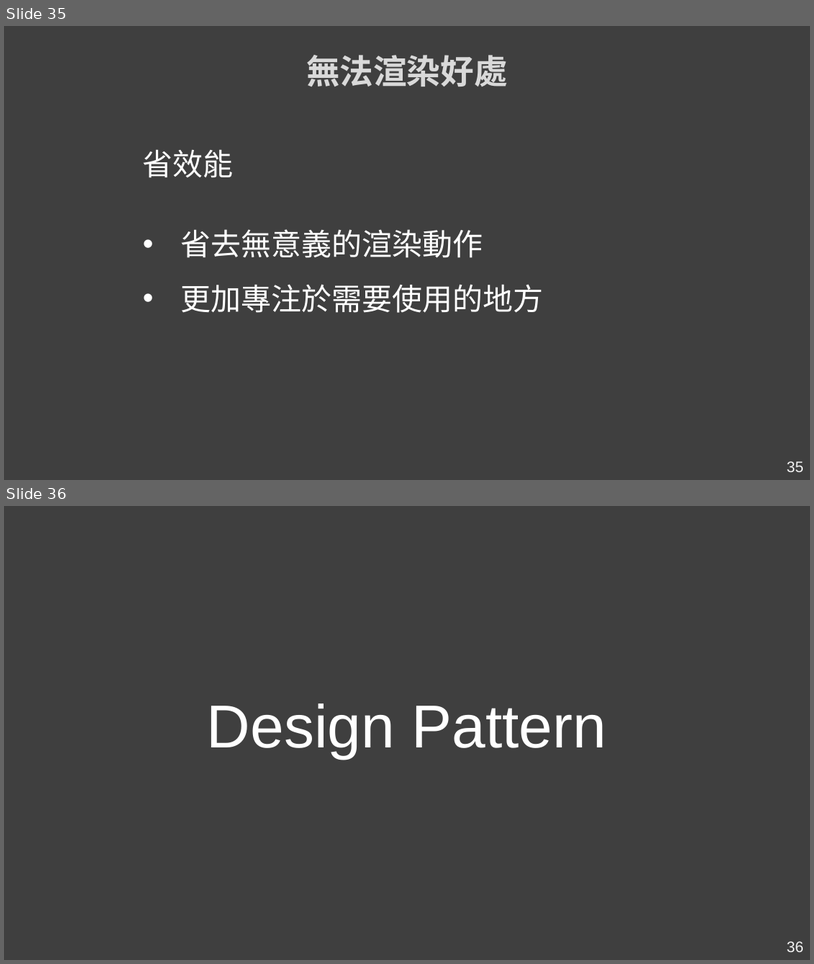
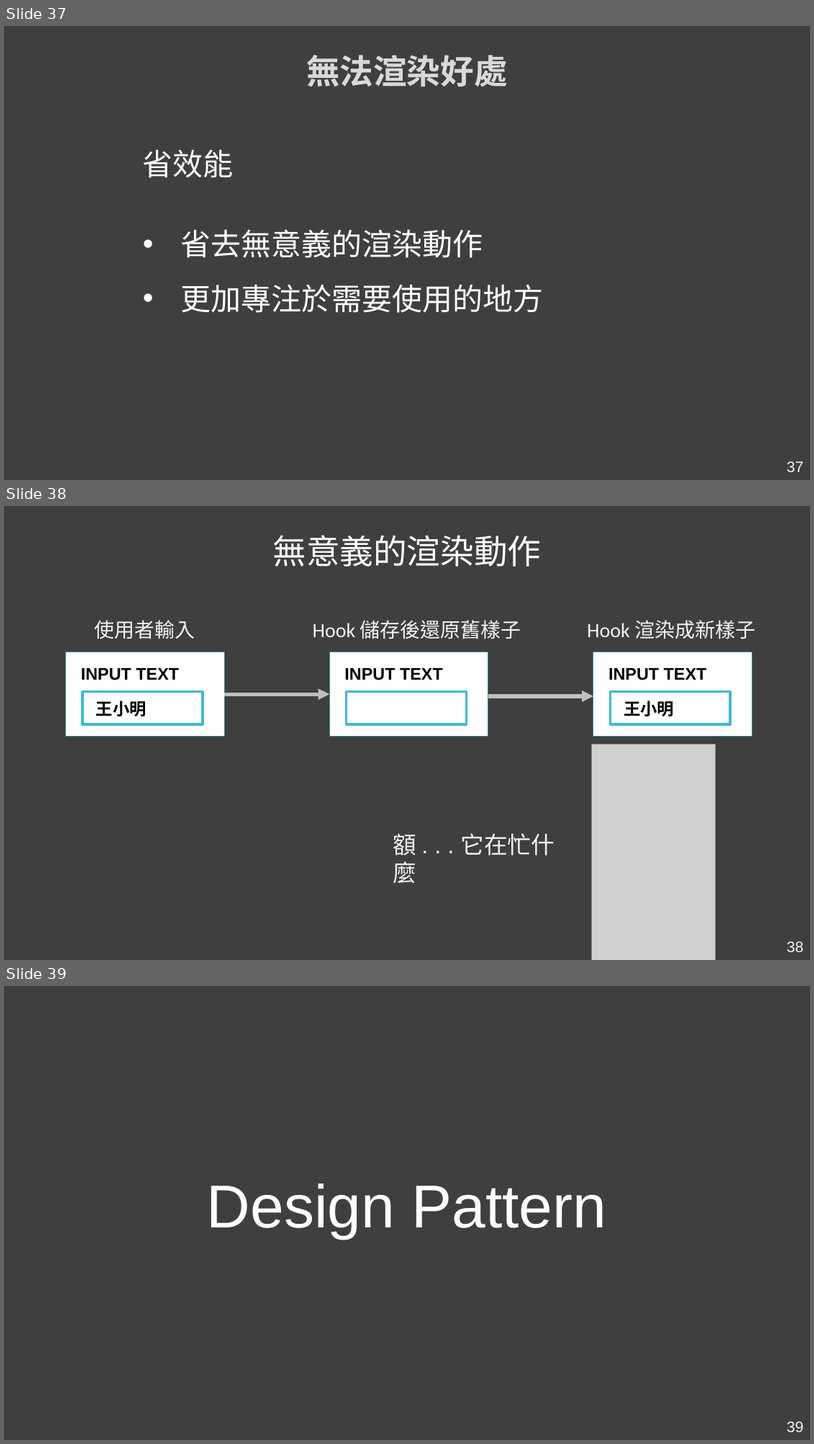
Before and after one commit to Kader-coder/React-Hooks, a slide deck: PPT/React Hooks &.pptx. Shown one above the other, each under a label of ours: slides 35 and 36 before the commit, slides 37, 38 and 39 after it. The pictures are 814x964 and 814x1444 pixels, drawn with LibreOffice and Linux fonts; fonts in the diff are those of the drawing; grey boxes stand for pictures. Boxes give left, top, right and bottom in pixels: in the first picture for what was removed or moved away, otherwise in the second. Text is boxed around its words. In the diff, an @@ line names an element or a change of style, - is before the commit and + after.

```diff
--- a/PPT/React Hooks &.pptx
+++ b/PPT/React Hooks &.pptx
@@ slide 38 added at [4,506,810,960], background #3F3F3F @@
@@ text added at [273,535,541,566], 40 pt, text #FFFFFF @@
+無意義的渲染動作
@@ text added at [95,620,196,639], 24 pt, text #F2F2F2 @@
+使用者輸入
@@ text added at [313,620,522,639], 24 pt, text #F2F2F2 @@
+Hook 儲存後還原舊樣子
@@ text added at [587,620,756,639], 24 pt, text #F2F2F2 @@
+Hook 渲染成新樣子
@@ rectangle added at [330,651,489,736], fill #FFFFFF, outline #2F8A9B 0.85 pt @@
@@ text added at [345,668,443,680], 20 pt, text #000000, bold @@
+INPUT TEXT
@@ arrow added from (225, 694) to (330, 694), #BFBFBF 4.5 pt @@
@@ rectangle added at [347,692,467,724], fill #FFFFFF, outline #40BAD2 3 pt @@
@@ arrow added from (489, 696) to (594, 696), #BFBFBF 4.5 pt @@
@@ group added at [66,651,224,736]: 2 rectangles, 2 texts @@
+INPUT TEXT
+王小明
@@ group added at [594,651,752,736]: 2 rectangles, 2 texts @@
+INPUT TEXT
+王小明
@@ picture added at [592,744,716,960] @@
@@ text added at [393,833,556,883], 28 pt, text #F2F2F2 @@
+額 . . . 它在忙什麼
@@ page number added at [787,941,804,952], 18 pt, text #F2F2F2 @@
+38
@@ what was slide 35 is now slide 37 @@
@@ page number at [787,461,804,472]: text changed @@
-35
+37
@@ what was slide 36 is now slide 39 @@
@@ page number at [787,1421,804,1432]: text changed @@
-36
+39
```
Also in this commit, not shown: 4 slides changed, 4 other slides added, 2 slides removed, 1 other file.
